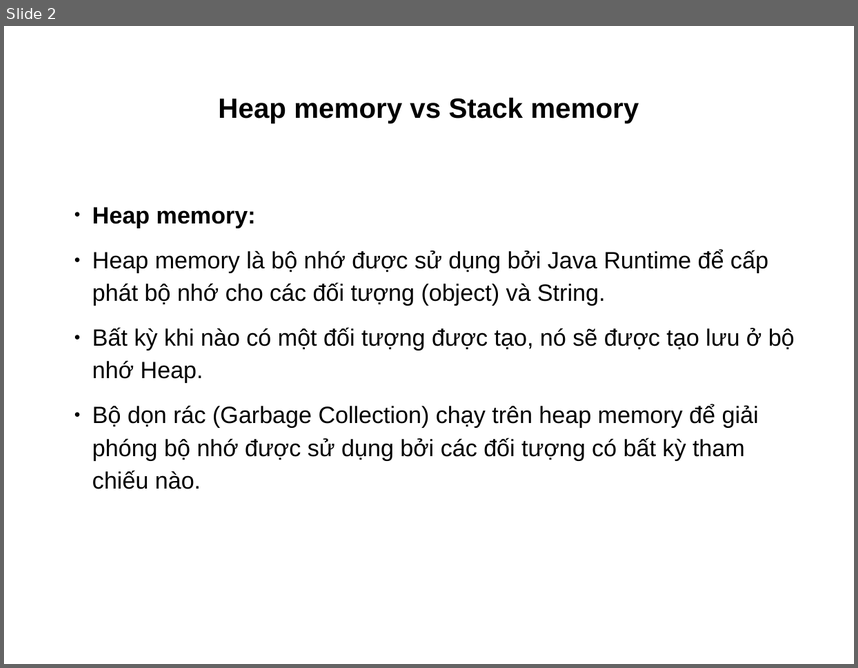
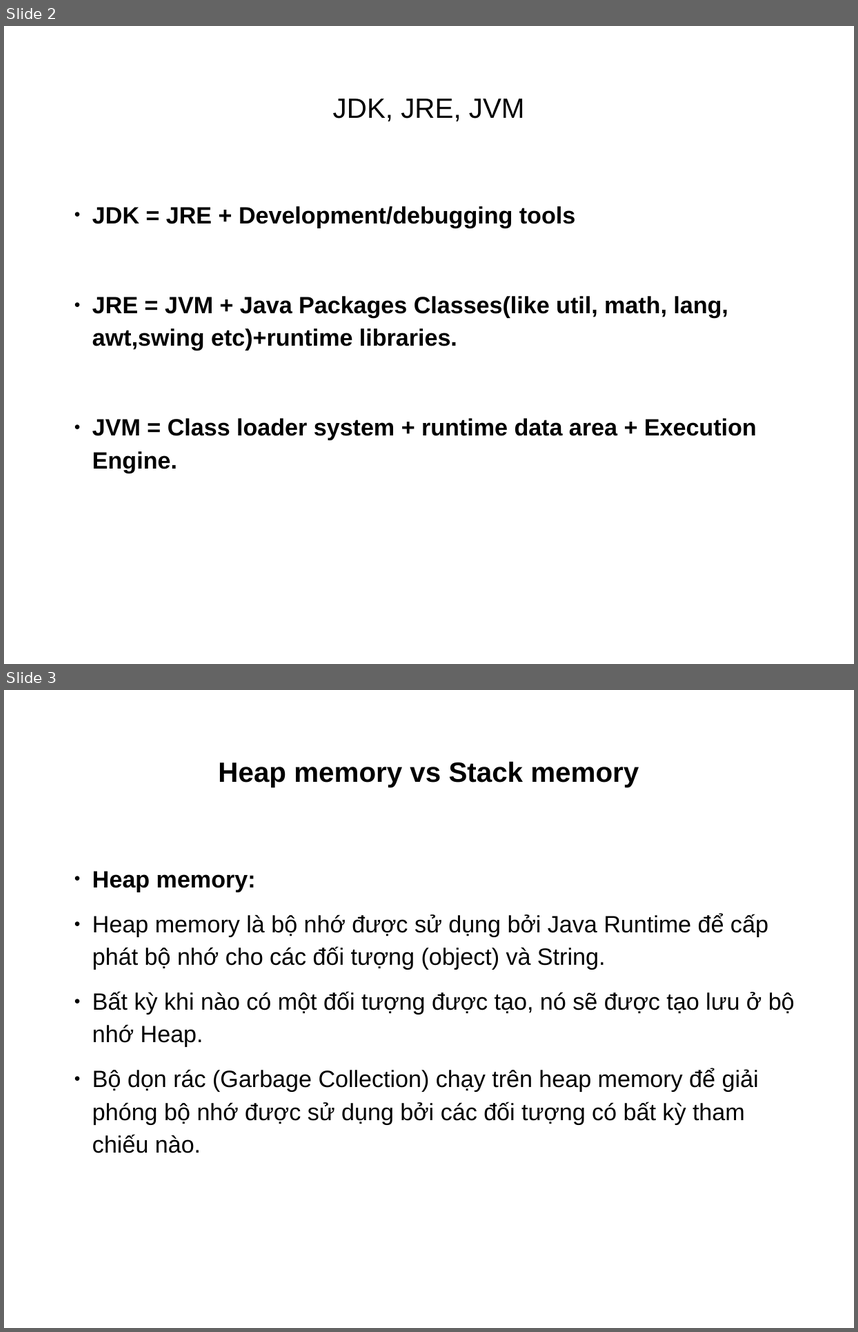
Before and after one commit to truongphan/documents, a slide deck: JavaCore.pptx. Shown one above the other, each under a label of ours: slide 2 before the commit, slides 2 and 3 after it. The pictures are 858x668 and 858x1332 pixels, drawn with LibreOffice and Linux fonts; fonts in the diff are those of the drawing. Boxes give left, top, right and bottom in pixels: in the first picture for what was removed or moved away, otherwise in the second. Text is boxed around its words. In the diff, an @@ line names an element or a change of style, - is before the commit and + after.

```diff
--- a/JavaCore.pptx
+++ b/JavaCore.pptx
@@ slide 2 added at (4,26,854,664), background #FFFFFF @@
@@ text added at (333,98,525,122), 26 pt, text #000000 @@
+JDK, JRE, JVM
@@ text added at (92,206,757,472), 22 pt, text #000000, bold @@
+● JDK = JRE + Development/debugging tools
+● JRE = JVM + Java Packages Classes(like util, math, lang, awt,swing etc)+runtime libraries.
+● JVM = Class loader system + runtime data area + Execution Engine.
@@ what was slide 2 is now slide 3 @@
```
Also in this commit, not shown: 2 slides changed, 1 other slide added, 7 slides removed, 3 other files.
